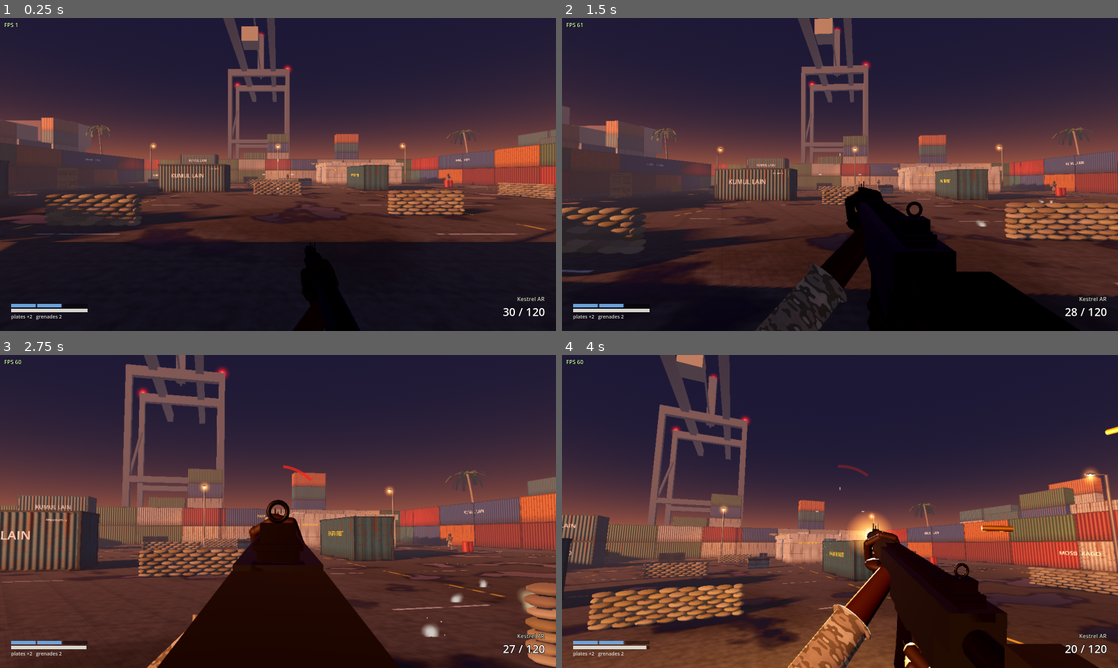
Above: before the commit, frames 1-4 (two rows, left to right).
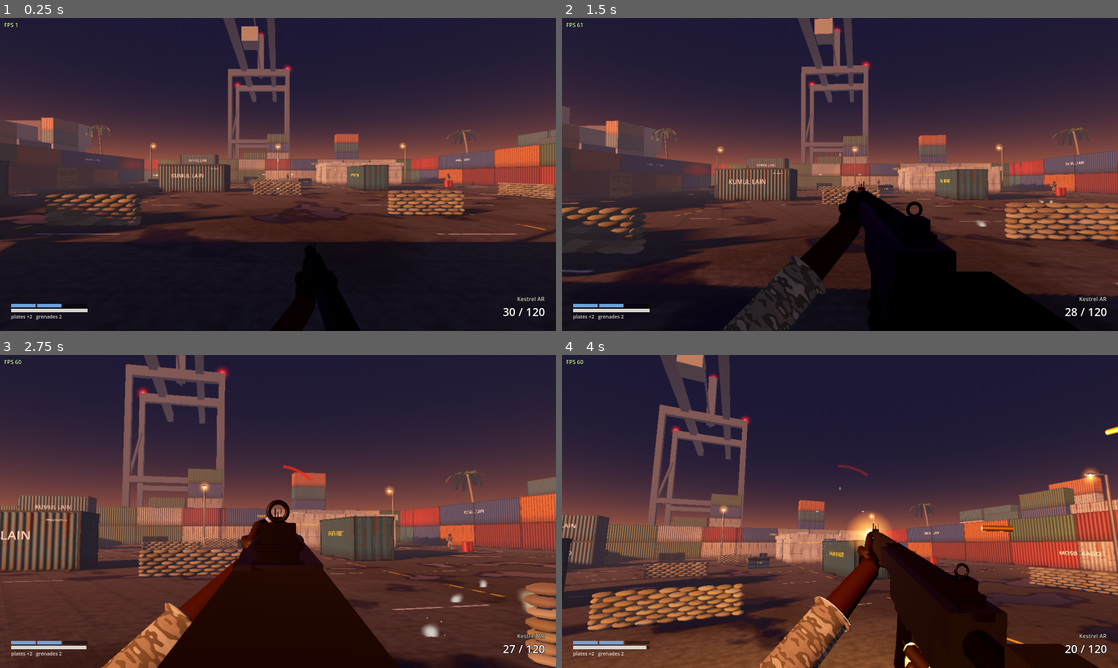
Above: after the commit, the same moments.

Repository: dale-sapalonah/grivet
Game: Godot game, scene res://levels/port/port_yard.tscn
The game is run twice, just before and just after one commit, with the same random seed, the same clock (stepped at 60 frames per second) and the same inputs.
Inputs (mouse positions are in pixels of both pictures, inside the frame that each line leads up to):
- Up to frame 1 (0.25 s): no input
- Up to frame 2 (1.5 s): move the mouse to (867, 174) at 0.52 s; hold Right mouse button (aim) 0.53-1.28 s; hold W (move_forward) from 0.53 s (still down); tap Space (jump) at 0.77 s; click (867, 174) at 0.8 s; move the mouse to (812, 174) at 1.27 s; click (812, 174) at 1.35 s
- Up to frame 3 (2.75 s): keep holding W (move_forward); tap Space (jump) at 1.52 s; right-click (250, 511) at 1.55 s; move the mouse to (289, 505) at 2.02 s; hold Right mouse button (aim) from 2.03 s (still down); click (289, 505) at 2.3 s
- Up to frame 4 (4 s): keep holding W (move_forward); move the mouse to (834, 517) at 2.77 s; release Right mouse button (aim) at 2.78 s; tap C (crouch) at 2.85 s; click (834, 517) at 2.92 s; tap Space (jump) at 3.02, 3.77 s; right-click (834, 517) at 3.05 s; move the mouse to (878, 514) at 3.52 s; press the mouse at (878, 514) at 3.53 s

The runs differ from the first frame. In frame 1, 0.6% of the frame differs, in the area x 48-59%, y 52-100%; in frame 2, 2.6%; in frame 3, 2.2%; in frame 4, 3.8%, in the area x 35-62%, y 56-100%.

Commit message:
Playtest fixes: support hand, stale shooters, barrier markings
- Support hand grips like a real one: back of the hand lower left, thumb
  forward along the left side, fingers curled under to the hidden right
  (rifle handguard, shotgun pump, shell loading)
- Bullets in flight no longer hand freed shooters to listeners: a freed
  object compares equal to null in Godot 4, so the check is
  is_instance_valid alone; all rounds are dropped on a scene change
- Markings paint on static bodies too (jersey barriers, sloped face)
- New windowed level-cycle probe: fight, free the level mid-fight, quit

Co-Authored-By: Claude Opus 5.5 <noreply@anthropic.com>

Diff:
--- a/ballistics/bullet_simulator.gd
+++ b/ballistics/bullet_simulator.gd
@@ -54,6 +54,7 @@
 	add_child(tracers)
 	add_child(_effects)
 	_effects.setup(settings)
+	get_tree().scene_changed.connect(clear)
 	Debug.register("ballistics.trace", _cmd_trace,
 			"Toggle persistent flight paths and a log line per hit.")
 
@@ -98,7 +99,7 @@
 
 ## Moves one bullet through one tick. Returns false when it stops.
 func _advance(bullet: Bullet, space: PhysicsDirectSpaceState3D, delta: float) -> bool:
-	if bullet.shooter != null and not is_instance_valid(bullet.shooter):
+	if not is_instance_valid(bullet.shooter):  # a freed object compares equal to null
 		bullet.shooter = null  # the shooter died with rounds still in flight
 	var stepped := BallisticsMath.step(bullet.position, bullet.velocity,
 			settings.gravity * bullet.weapon.gravity_scale, delta)
@@ -107,7 +108,7 @@
 	bullet.velocity = stepped[1]
 	var tick_start := from
 	var alive := _fly(bullet, space, from, to)
-	bullet_moved.emit(tick_start, bullet.position, bullet.shooter)
+	bullet_moved.emit(tick_start, bullet.position, _live_shooter(bullet))
 	return alive
 
 
@@ -154,7 +155,7 @@
 	if target != null:
 		var info := {
 			"target": target,
-			"shooter": bullet.shooter,
+			"shooter": _live_shooter(bullet),
 			"weapon": bullet.weapon,
 			"damage": BallisticsMath.damage_at(bullet.weapon, bullet.travelled) * bullet.damage_scale,
 			"distance": bullet.travelled,
@@ -234,9 +235,23 @@
 		kind: String, thickness: float, solid: bool, energy: float, bullet: Bullet) -> void:
 	var info := {"position": position, "normal": normal, "direction": direction,
 			"surface": surface.id, "kind": kind, "thickness": thickness, "solid": solid,
-			"energy": energy, "shooter": bullet.shooter, "weapon": bullet.weapon}
+			"energy": energy, "shooter": _live_shooter(bullet), "weapon": bullet.weapon}
 	impact.emit(info)
 	_effects.handle_impact(surface, info)
+
+
+## The bullet's shooter, or null once it is gone (died, or its level was
+## freed): checked at every report, since a hit earlier in the same tick can
+## free it, and listeners must never be handed a freed object.
+func _live_shooter(bullet: Bullet) -> Node:
+	if not is_instance_valid(bullet.shooter):  # a freed object compares equal to null
+		bullet.shooter = null
+	return bullet.shooter
+
+
+## Drops every round in flight (their world is gone: the scene changed).
+func clear() -> void:
+	_bullets.clear()
 
 
 ## The SurfaceMaterial for a collider (its `surface` metadata, or a parent's).
--- a/levels/port/port_yard.gd
+++ b/levels/port/port_yard.gd
@@ -187,13 +187,21 @@
 
 ## Paints one MARKINGS entry onto its box's face.
 func _paint_marking(marking: Array) -> void:
-	var box := get_node_or_null("Navigation/" + str(marking[0])) as CSGBox3D
+	var box := get_node_or_null("Navigation/" + str(marking[0])) as Node3D
 	if box == null:
 		push_warning("marking on missing box %s" % marking[0])
 		return
+	# CSG boxes know their size; static bodies (sandbags, barriers) carry it as metadata.
+	var size: Vector3 = (box as CSGBox3D).size if box is CSGBox3D else box.get_meta("size", Vector3.ZERO)
 	var normal: Vector3 = marking[1]
 	var basis := Basis.looking_at(-normal)
-	var face := box.global_position + normal * (absf(normal.dot(box.size)) * 0.5 + 0.012)
+	var half_depth := absf(normal.dot(size)) * 0.5
+	if box.is_in_group("jersey_barrier"):
+		# The face slopes in: paint at the profile's width at that height, leaning with it.
+		var height := float(marking[3]) - (box.global_position.y - size.y * 0.5)
+		half_depth = lerpf(0.16, 0.09, clampf((height - 0.3) / 0.8, 0.0, 1.0))
+		basis = basis * Basis(Vector3.RIGHT, -atan2(0.07, 0.8))
+	var face := box.global_position + normal * (half_depth + 0.012)
 	face += basis.x * float(marking[2])
 	face.y = marking[3]
 	var label := Label3D.new()
--- /dev/null
+++ b/tests/probes/level_cycle.gd
@@ -0,0 +1,36 @@
+extends Node
+## Windowed crash probe for real-session paths the other probes skip: fight in
+## a level (firing, enemies firing back, casings, impacts), then free it
+## mid-fight and load the next, as the `map` command does, and quit at the end.
+## Exit code 0 and no crash = pass; a native crash shows as a non-zero exit.
+##
+##   $GODOT --path . res://tests/probes/level_cycle.tscn
+
+const LEVELS := ["res://levels/port/port_yard.tscn", "res://levels/greybox/arena.tscn",
+		"res://levels/port/port_yard.tscn"]
+const SECONDS_PER_LEVEL := 6.0
+
+var _level: Node
+
+
+func _ready() -> void:
+	_run.call_deferred()
+
+
+func _run() -> void:
+	for path: String in LEVELS:
+		if _level != null:
+			Input.action_release("fire")
+			_level.queue_free()
+			await get_tree().process_frame
+		_level = load(path).instantiate()
+		add_child(_level)
+		print("loaded %s" % path)
+		await get_tree().create_timer(1.0).timeout
+		Debug.execute("god")
+		Debug.execute("ammo.infinite")
+		Input.action_press("fire")
+		await get_tree().create_timer(SECONDS_PER_LEVEL).timeout
+	Input.action_release("fire")
+	print("PASS: cycled %d levels" % LEVELS.size())
+	get_tree().quit(0)
--- /dev/null
+++ b/tests/probes/level_cycle.tscn
@@ -0,0 +1,6 @@
+[gd_scene load_steps=2 format=3]
+
+[ext_resource type="Script" path="res://tests/probes/level_cycle.gd" id="1_probe"]
+
+[node name="LevelCycleProbe" type="Node"]
+script = ExtResource("1_probe")
--- a/weapons/view_arms.gd
+++ b/weapons/view_arms.gd
@@ -16,6 +16,11 @@
 	var radius := 0.02
 	var mirrored := false
 	var trigger_finger := false
+	## How far round the grip the fingertips reach (degrees from the palm).
+	var curl_degrees := 192.0
+	## Thumb laid forward along the grip on the palm's near side (a support
+	## hand under a handguard) instead of wrapped round the back.
+	var thumb_along := false
 	## Wrist point in the hand's own frame (where the forearm starts).
 	var wrist := Vector3.ZERO
 
@@ -24,6 +29,15 @@
 		wrist = wrist_point
 		mirrored = is_mirrored
 		trigger_finger = has_trigger_finger
+
+
+	## A support hand under a barrel-axis part: fingers curl under to the far
+	## side and stop there, thumb forward along the near side.
+	static func support(grip_radius: float, wrist_point: Vector3) -> Grip:
+		var grip := Grip.new(grip_radius, wrist_point)
+		grip.curl_degrees = 130.0
+		grip.thumb_along = true
+		return grip
 
 
 const BODY_SHADER := preload("res://ai/soldier_body.gdshader")
@@ -105,13 +119,19 @@
 			_finger(hand, root, knuckle, thickness, glove)
 			_finger(hand, knuckle, tip, thickness * 0.92, glove)
 			continue
-		var bend := [12.0, 78.0, 140.0, 192.0]
+		var reach := grip.curl_degrees
+		var bend := [12.0, reach * 0.4, reach * 0.72, reach]
 		for k in 3:
 			_finger(hand, _wrap(r, side, bend[k], y), _wrap(r, side, bend[k + 1], y - 0.002 * k), thickness * (1.0 - 0.06 * k), glove)
-	# Thumb: from the heel round the back to the far side, pointing forward.
+	# Thumb: from the heel round the back to the far side, pointing forward;
+	# or laid forward (towards −Y) along the near side.
 	var heel := Vector3(side * (r + 0.006), -0.03, r * 0.8 + 0.012)
 	var thumb_mid := Vector3(-side * r * 0.4, 0.0, r + 0.012)
 	var thumb_tip := Vector3(-side * (r + 0.006), 0.02, r * 0.1)
+	if grip.thumb_along:
+		heel = Vector3(side * (r + 0.008), 0.03, r * 0.6 + 0.01)
+		thumb_mid = Vector3(side * r * 0.35, -0.01, r + 0.011)
+		thumb_tip = Vector3(side * r * 0.1, -0.055, r + 0.009)
 	_finger(hand, heel, thumb_mid, 0.012, glove)
 	_finger(hand, thumb_mid, thumb_tip, 0.011, glove)
 	# Glove cuff to the wrist, with its strap.
--- a/weapons/weapon_view_model.gd
+++ b/weapons/weapon_view_model.gd
@@ -16,10 +16,11 @@
 ## the finger on the trigger, left hand on the handguard, the pump (riding with
 ## it) or cupping the pistol grip, reaching for the magazine during reloads.
 
-## Support hand under a barrel-axis part (handguard, pump): palm below (hand
-## +X = gun down), hand axis along the barrel (+Y = gun back), fingers round
-## the right side, thumb over the top.
-const SUPPORT_BASIS := Basis(Vector3(0, -1, 0), Vector3(0, 0, 1), Vector3(-1, 0, 0))
+## Support hand under a barrel-axis part (handguard, pump): palm on the
+## lower left (hand +X), hand axis along the barrel (+Y = gun back), fingers
+## curling under to the right side (hidden behind the barrel), thumb forward
+## along the upper left where the shooter sees it (hand +Z).
+const SUPPORT_BASIS := Basis(Vector3(-0.7071, -0.7071, 0), Vector3(0, 0, 1), Vector3(-0.7071, 0.7071, 0))
 
 var tuning: ViewModelTuning
 
@@ -262,7 +263,7 @@
 	_left_on_pump = false
 	_magazine_hold = Transform3D(Basis(Vector3.UP, PI), Vector3(0, -magazine.y * 0.55, -0.01))
 	_grips = [ViewArms.Grip.new(0.018, Vector3(0.03, -0.075, 0.03), false, true),
-			ViewArms.Grip.new(receiver.x * 0.62, Vector3(receiver.x * 0.62 + 0.03, 0.05, 0.0))]
+			ViewArms.Grip.support(receiver.x * 0.62, Vector3(receiver.x * 0.62 + 0.03, 0.05, 0.0))]
 
 	# Stock: buffer tube, cheek riser, butt.
 	_cylinder(_gun, 0.014, 0.16, Vector3(0, bore_y - 0.01, back + 0.08), _dark)
@@ -340,7 +341,7 @@
 	_left_on_pump = true
 	_loading_hold = Transform3D(SUPPORT_BASIS, Vector3(0, box_bottom - 0.03, front + 0.04))
 	_grips = [ViewArms.Grip.new(0.024, Vector3(0.03, -0.078, -0.022)),
-			ViewArms.Grip.new(0.026, Vector3(0.056, 0.05, 0.0))]
+			ViewArms.Grip.support(0.026, Vector3(0.056, 0.05, 0.0))]
 
 	# Wooden wrist and stock dropping toward the butt, with a dark pad.
 	_box(_gun, Vector3(receiver.x * 0.8, 0.05, 0.1), Vector3(0, box_y - 0.012, back + 0.045), _furniture, Vector3(14, 0, 0))
Not shown, added: tests/probes/level_cycle.gd.uid
Not shown, changed: CLAUDE.md
